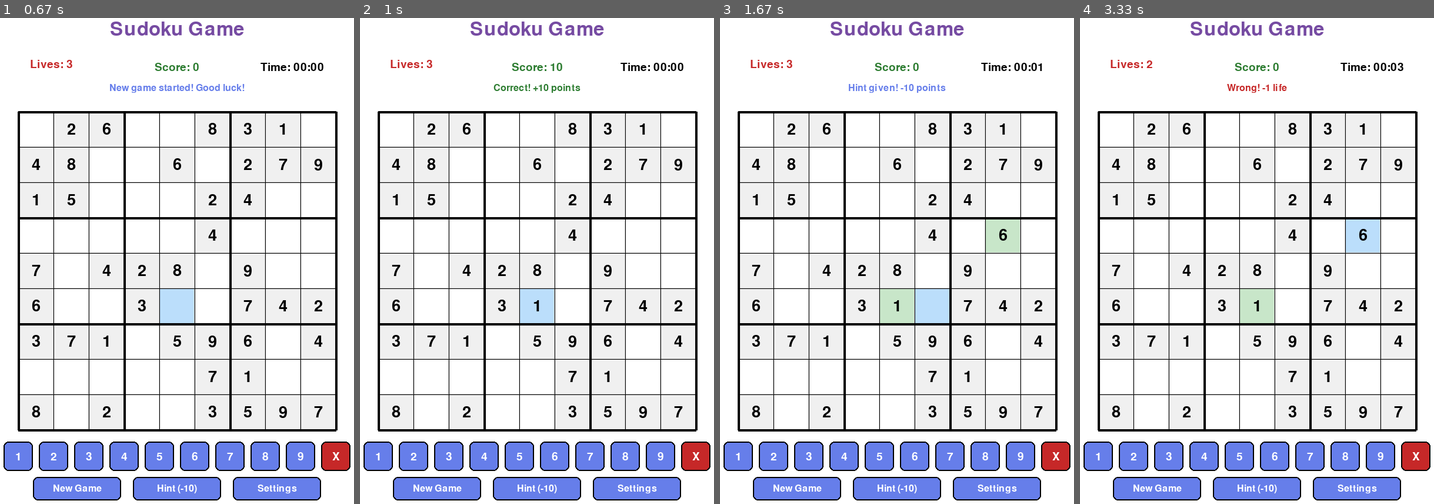
Above: before the commit, frames 1-4 (left to right).
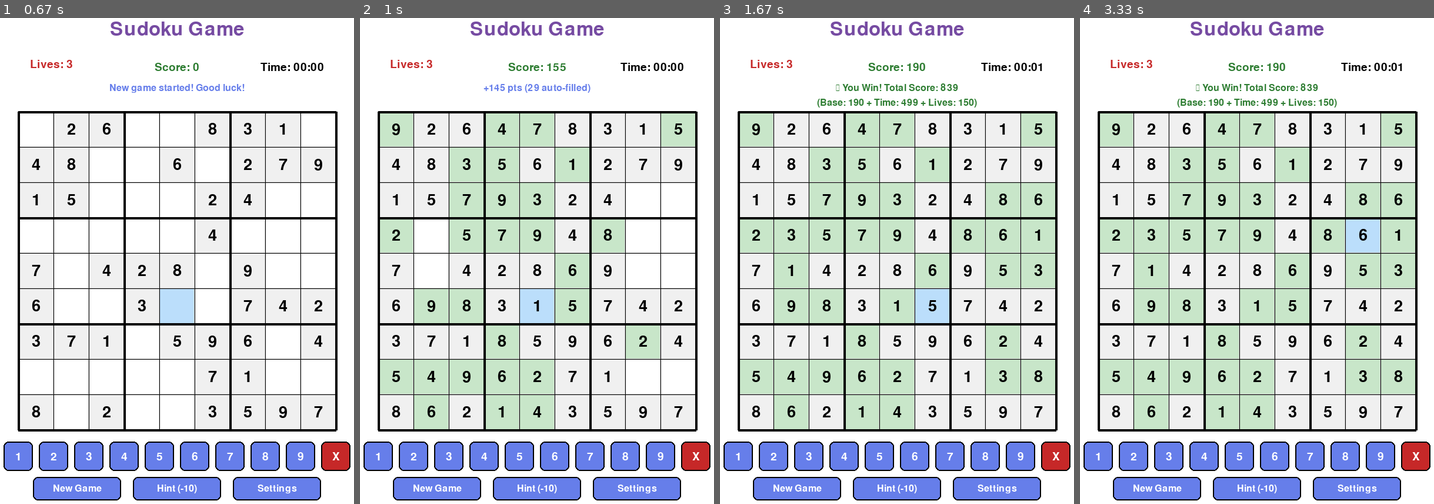
Above: after the commit, the same moments.

Repository: dbdonaldson50/PyGame-Sudoku-Flood
Game: pygame game, started from sudoku_game.py
Two runs of this game, one before a commit and one after it. Both use one fixed random seed, a clock stepped at 60 frames per second and the inputs below.
Inputs (mouse positions are in pixels of both pictures, inside the frame that each line leads up to):
- Up to frame 1 (0.67 s): click (162, 295) at 0.38 s
- Up to frame 2 (1 s): tap 1 at 0.67 s
- Up to frame 3 (1.67 s): click "Hint (-10)" at 1.05 s; click (943, 319) at 1.38 s
- Up to frame 4 (3.33 s): click "1" at 1.72 s; click (1239, 406) at 2.05 s; click (1363, 353) at 2.38 s; click (1200, 163) at 2.72 s; click (1366, 226) at 3.05 s

Frame 1 is identical in both runs. In frame 2, 20% of the frame differs, in the area x 5-95%, y 9-85%; in frame 3, 25%; in frame 4, 26%, in the area x 5-95%, y 8-85%.

Commit message:
Add auto-fill feature: cells with only one possible value are filled automatically

Diff:
--- a/sudoku_game.py
+++ b/sudoku_game.py
@@ -224,6 +224,69 @@
                 self.board[row][col] = 0
                 removed += 1
 
+    def get_possible_values(self, row, col):
+        """Get all possible values for a given cell"""
+        if self.board[row][col] != 0:
+            return set()
+
+        possible = set(range(1, 10))
+
+        # Remove values in same row
+        for c in range(9):
+            if self.board[row][c] != 0:
+                possible.discard(self.board[row][c])
+
+        # Remove values in same column
+        for r in range(9):
+            if self.board[r][col] != 0:
+                possible.discard(self.board[r][col])
+
+        # Remove values in same 3x3 box
+        box_row, box_col = 3 * (row // 3), 3 * (col // 3)
+        for i in range(box_row, box_row + 3):
+            for j in range(box_col, box_col + 3):
+                if self.board[i][j] != 0:
+                    possible.discard(self.board[i][j])
+
+        return possible
+
+    def auto_fill_singles(self):
+        """Auto-fill cells that have only one possible value"""
+        filled_count = 0
+        changes_made = True
+
+        # Keep looping until no more single-possibility cells are found
+        while changes_made:
+            changes_made = False
+
+            for i in range(9):
+                for j in range(9):
+                    # Skip cells that are already filled or initially given
+                    if self.board[i][j] != 0 or self.initial_board[i][j] != 0:
+                        continue
+
+                    possible = self.get_possible_values(i, j)
+
+                    # If only one possibility, fill it in
+                    if len(possible) == 1:
+                        value = possible.pop()
+                        self.board[i][j] = value
+                        filled_count += 1
+                        changes_made = True
+
+        # Award partial points for auto-filled cells
+        if filled_count > 0:
+            points_per_cell = self.difficulty_settings[self.difficulty]['points_per_cell']
+            auto_points = (points_per_cell // 2) * filled_count
+            self.score += auto_points
+
+            if filled_count == 1:
+                self.show_message(f"+{auto_points} pts (1 auto-filled)", self.DARK_BLUE)
+            else:
+                self.show_message(f"+{auto_points} pts ({filled_count} auto-filled)", self.DARK_BLUE)
+
+        return filled_count
+
     def get_cell_from_pos(self, pos):
         """Get board cell coordinates from mouse position"""
         x, y = pos
@@ -257,7 +320,13 @@
             self.board[row][col] = number
             points = self.difficulty_settings[self.difficulty]['points_per_cell']
             self.score += points
-            self.show_message(f"Correct! +{points} points", self.DARK_GREEN)
+
+            # Auto-fill cells with only one possibility
+            auto_filled = self.auto_fill_singles()
+
+            # Show message about placement (auto-fill message will override if any were filled)
+            if auto_filled == 0:
+                self.show_message(f"Correct! +{points} points", self.DARK_GREEN)
 
             # Check if puzzle complete
             if self.is_puzzle_complete():
@@ -295,7 +364,13 @@
             if empty_cells:
                 row, col = random.choice(empty_cells)
                 self.board[row][col] = self.solution[row][col]
-                self.show_message("Hint given! -10 points", self.DARK_BLUE)
+
+                # Auto-fill cells with only one possibility after hint
+                auto_filled = self.auto_fill_singles()
+
+                # Show message (auto-fill message will override if any were filled)
+                if auto_filled == 0:
+                    self.show_message("Hint given! -10 points", self.DARK_BLUE)
 
                 if self.is_puzzle_complete():
                     self.win_game()
